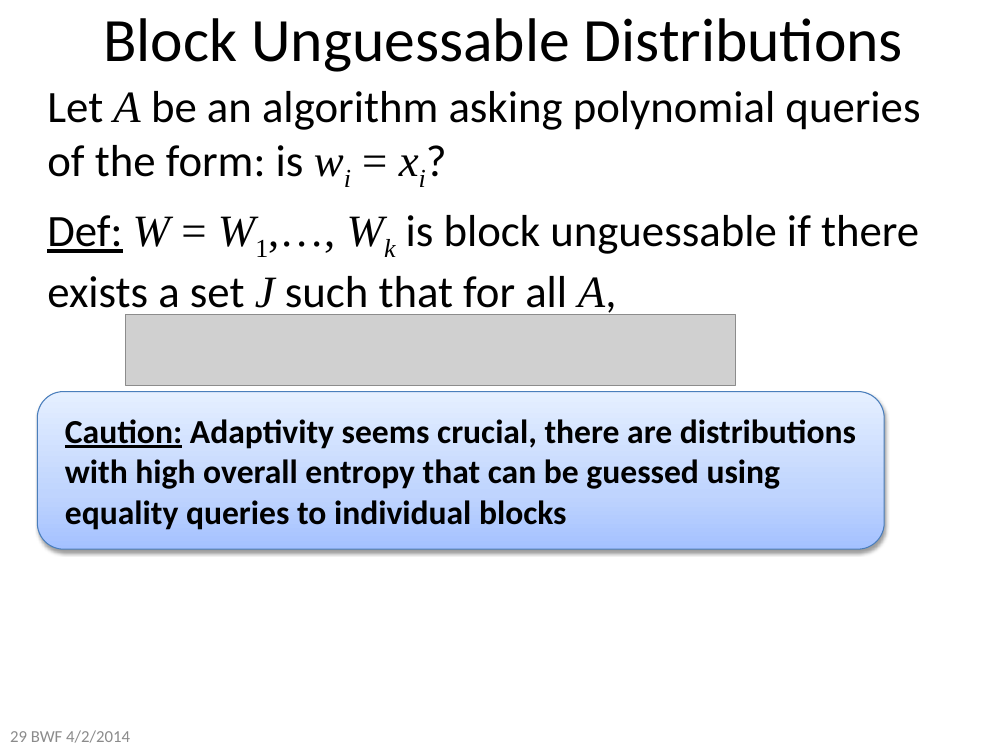
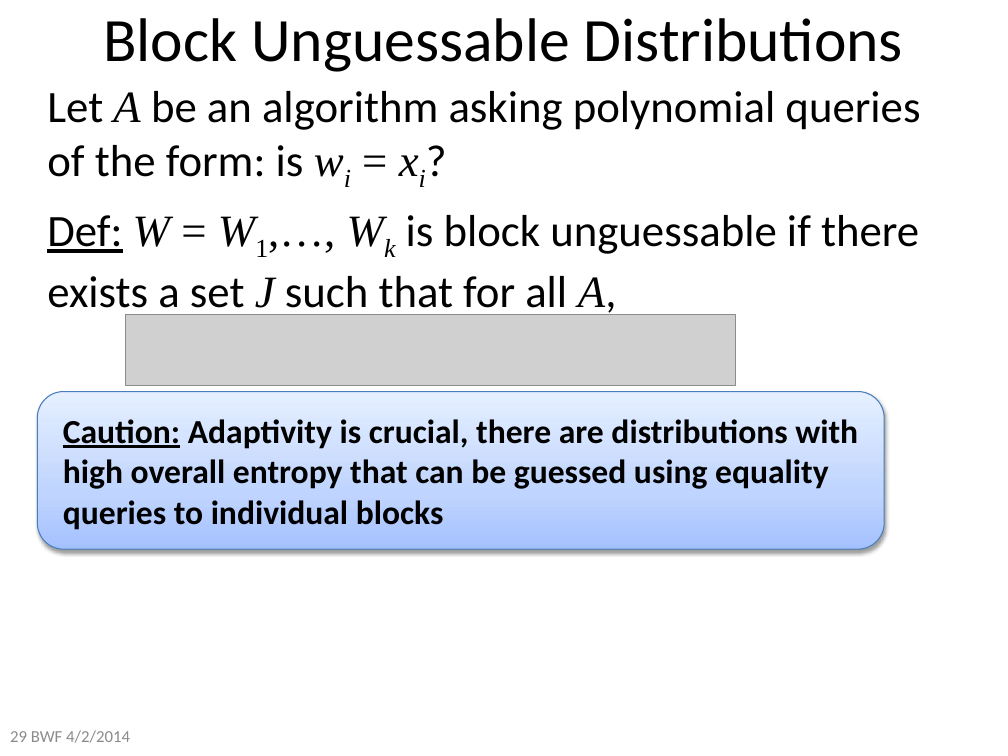
Before and after one commit to xianruimeng/comp-fuzzy-ext, a slide deck: slide 29 of constantRate/KeyDerivationWithNegativeUsable.pptx. Drawn at 1008x756 pixels with LibreOffice and Linux fonts; fonts in the diff are those of the drawing; grey boxes stand for pictures. Boxes give left, top, right and bottom in pixels: in the first picture for what was removed or moved away, otherwise in the second. Text is boxed around its words. In the diff, an @@ line names an element or a change of style, - is before the commit and + after.

```diff
--- a/constantRate/KeyDerivationWithNegativeUsable.pptx
+++ b/constantRate/KeyDerivationWithNegativeUsable.pptx
@@ text in rounded rectangle at [63,419,858,530]: text changed @@
-Caution: Adaptivity seems crucial, there are distributions with high overall entropy that can be guessed using equality queries to individual blocks
+Caution: Adaptivity is crucial, there are distributions with high overall entropy that can be guessed using equality queries to individual blocks
```
Also in this commit, not shown: 24 other slides changed, 7 slides added, 1 slide removed.
